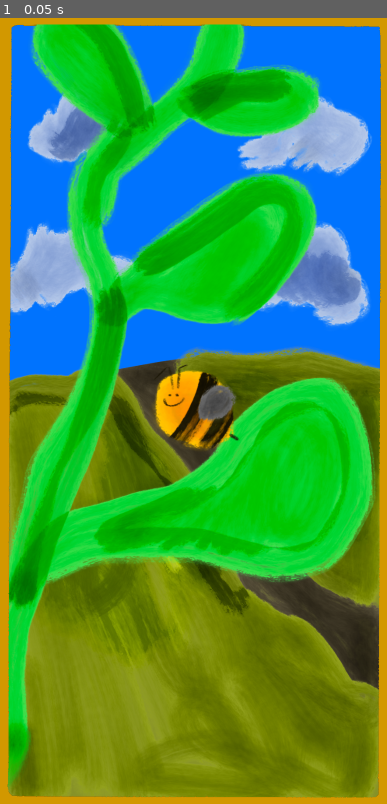
Above: before the commit, frame 1.
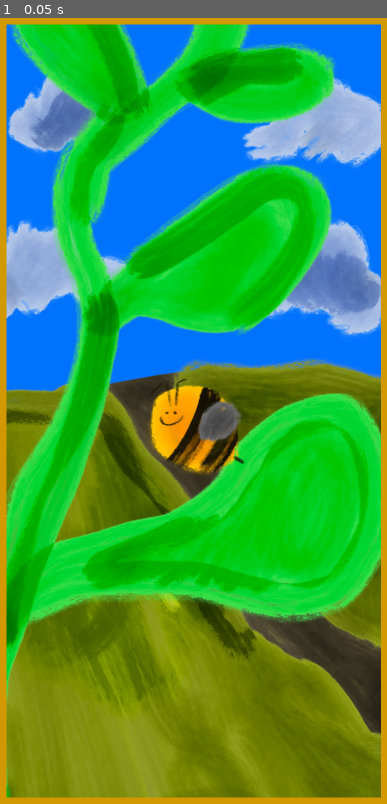
Above: after the commit, the same moment.

Repository: josephsmithberger/xogot-demo
Game: Godot game, scene res://scenes/frame_container.tscn
Two runs of this game, one before a commit and one after it. Both use one fixed random seed, a clock stepped at 60 frames per second and the inputs below.
Inputs:
- Up to frame 1 (0.05 s): no input

The runs differ from the first frame. In frame 1, 48% of the frame differs, in the area x 1-99%, y 0-100%.

Commit message:
Editor Optimizations

Diff:
--- a/project.godot
+++ b/project.godot
@@ -19,3 +19,9 @@
 
 window/size/viewport_width=960
 window/size/viewport_height=2079
+
+[importer_defaults]
+
+texture={
+&"compress/mode": 2
+}
--- a/scenes/main.tscn
+++ b/scenes/main.tscn
@@ -40,3 +40,5 @@
 [node name="bee" parent="." instance=ExtResource("7_ya4ey")]
 
 [node name="Camera2D" type="Camera2D" parent="."]
+offset = Vector2(0, -40)
+zoom = Vector2(1.12, 1.12)
Not shown, changed: assets/clouda.png.import
Not shown, changed: assets/cloudb.png.import
Not shown, changed: assets/cloudc.png.import
Not shown, changed: assets/cloudd.png.import
Not shown, changed: assets/face.png.import
Not shown, changed: assets/joystick.png.import
Not shown, changed: assets/landscape.png.import
Not shown, changed: assets/plant.png.import
Not shown, changed: assets/stripes.png.import
Not shown, changed: assets/winga.png.import
Not shown, changed: assets/wingb.png.import
Not shown, added: .DS_Store
